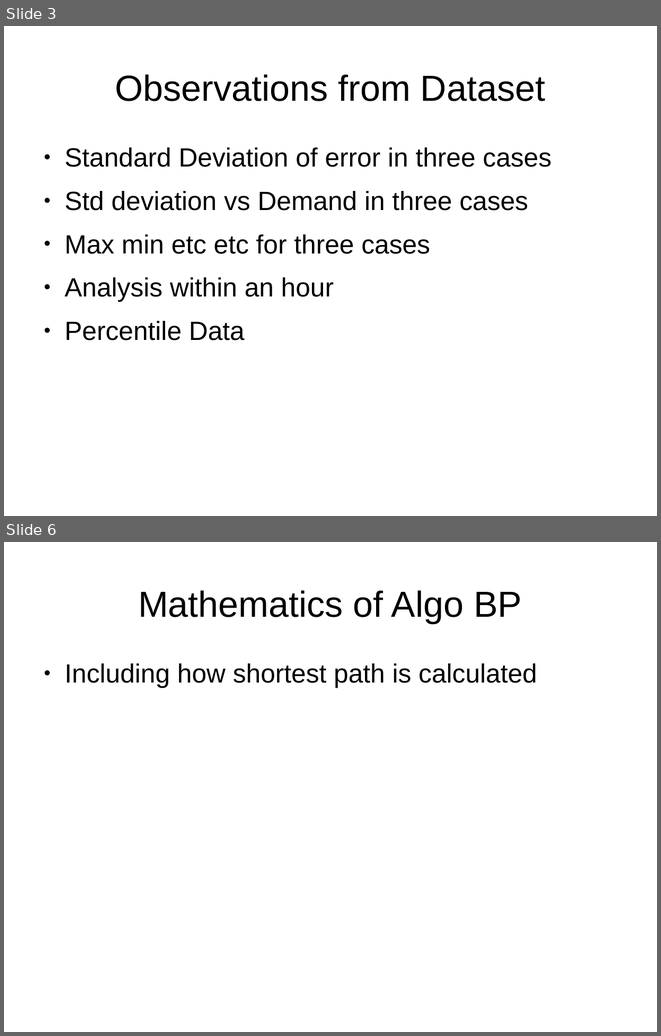
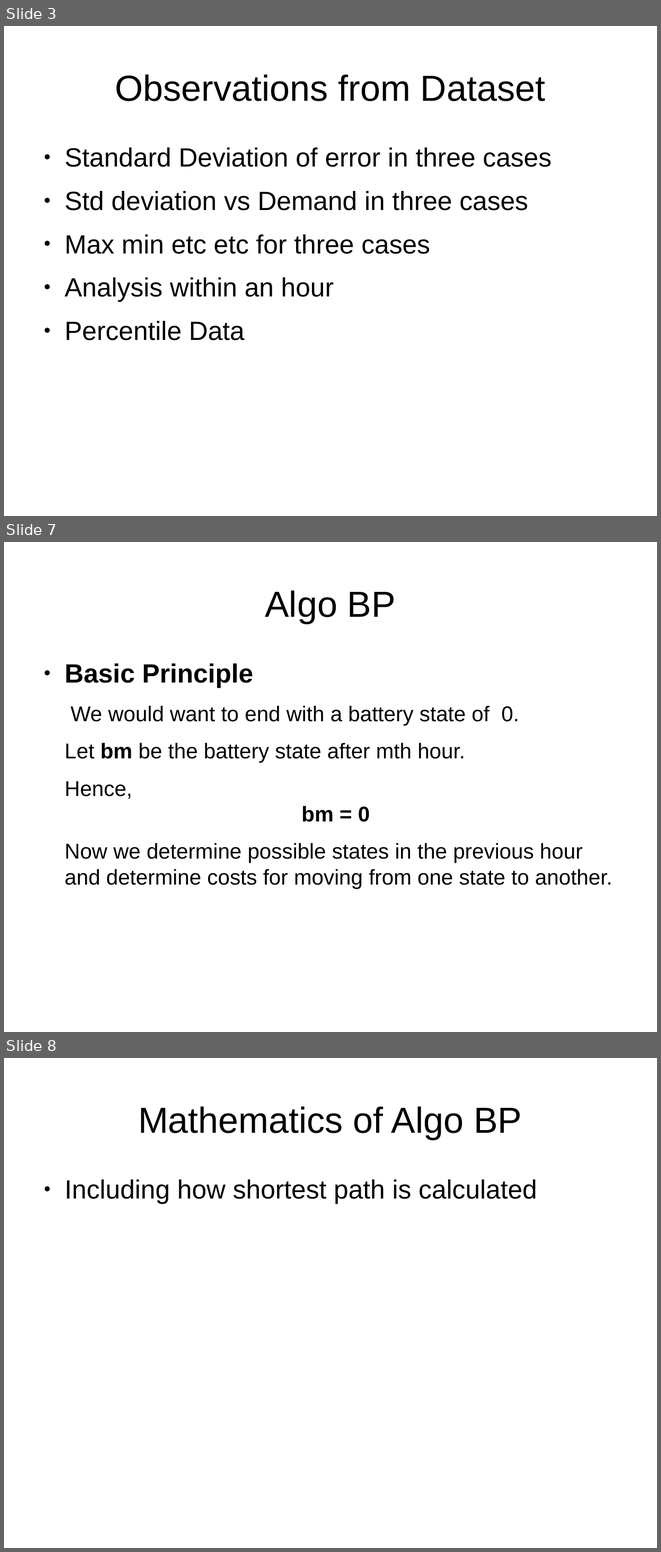
Before and after one commit to anmolmishra1997/Optimal-Bidding, a slide deck: presentation.odp. Shown one above the other, each under a label of ours: slides 3 and 6 before the commit, slides 3, 7 and 8 after it; the slides between them are not shown. The pictures are 661x1036 and 661x1552 pixels, drawn with LibreOffice and Linux fonts; fonts in the diff are those of the drawing. Boxes give left, top, right and bottom in pixels: in the first picture for what was removed or moved away, otherwise in the second. Text is boxed around its words. In the diff, an @@ line names an element or a change of style, - is before the commit and + after.

```diff
--- a/presentation.odp
+++ b/presentation.odp
@@ slide 7 added at (4, 542, 657, 1032), background #FFFFFF @@
@@ title added at (265, 590, 396, 623), 44 pt, text #000000 @@
+Algo BP
@@ text added at (64, 663, 612, 889), 26 pt, text #000000 @@
+● Basic Principle
+We would want to end with a battery state of 0.
+Let bm be the battery state after mth hour.
+Hence,
+bm = 0
+Now we determine possible states in the previous hour and determine costs for moving from one state to another.
@@ what was slide 6 is now slide 8 @@
```
Also in this commit, not shown: 4 slides changed, 10 other slides added, 28 other files.
